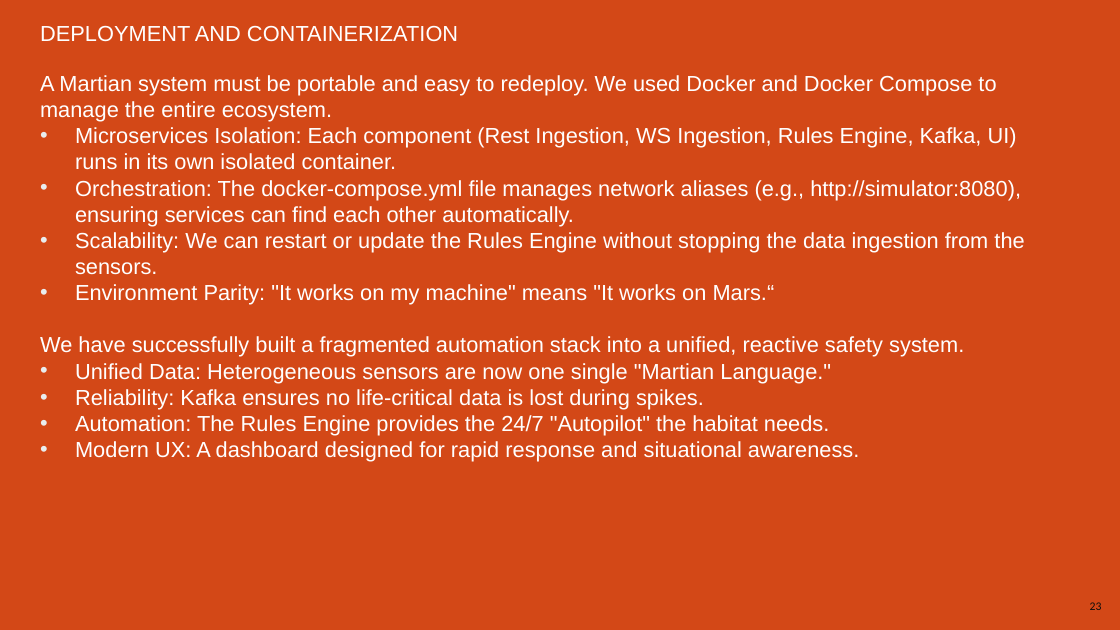
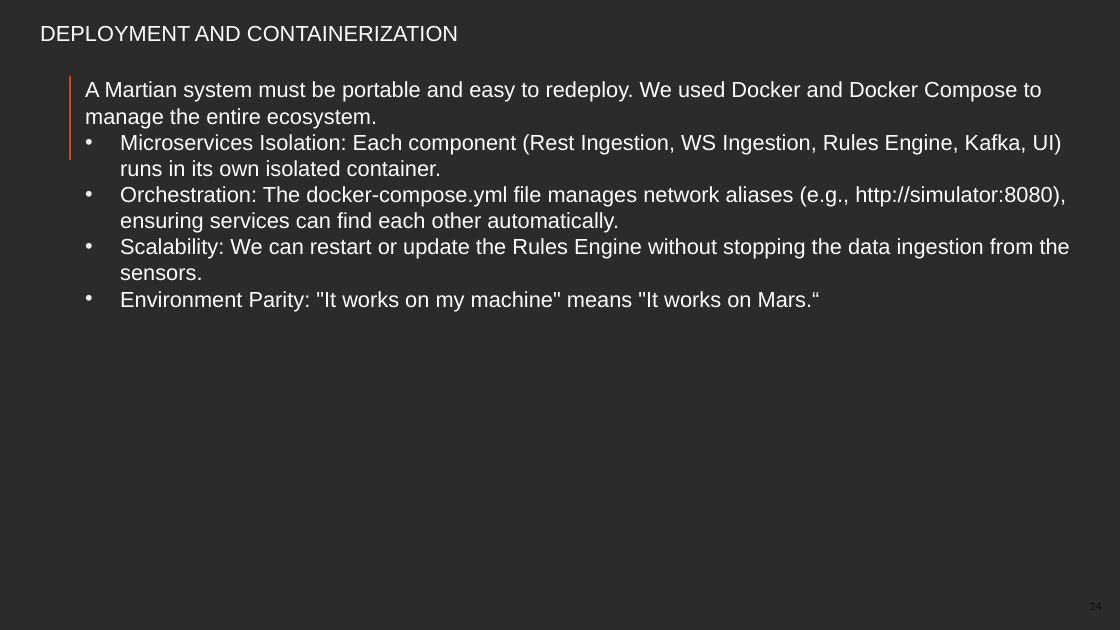
Before and after one commit to danrazin/2056165_ENIGMI, a slide deck: slide 24 of booklets/LAB.pptx (slide 23 before the commit). Drawn at 1120x630 pixels with LibreOffice and Linux fonts; fonts in the diff are those of the drawing; background and template pictures are left out; a plain dark background stands for a picture behind light text. Boxes give left, top, right and bottom in pixels: in the first picture for what was removed or moved away, otherwise in the second. Text is boxed around its words. In the diff, an @@ line names an element or a change of style, - is before the commit and + after.

```diff
--- a/booklets/LAB.pptx
+++ b/booklets/LAB.pptx
@@ background #D34817 to picture (left out) @@
@@ text "A Martian system must be ...": place and size @@
-text "A Martian system must be ..." at bbox=[40, 75, 1024, 462]
+text "A Martian system must be ..." at bbox=[85, 81, 1070, 311]
@@ text at bbox=[40, 336, 964, 462]: paragraphs removed @@
-We have successfully built a fragmented automation stack into a unified, reactive safety system.
-• Unified Data: Heterogeneous sensors are now one single "Martian Language."
-• Reliability: Kafka ensures no life-critical data is lost during spikes.
-• Automation: The Rules Engine provides the 24/7 "Autopilot" the habitat needs.
-• Modern UX: A dashboard designed for rapid response and situational awareness.
@@ page number at bbox=[1090, 602, 1102, 610]: text changed @@
-23
+24
```
Also in this commit, not shown: 22 other slides changed, 3 slides added, 1 slide removed.
